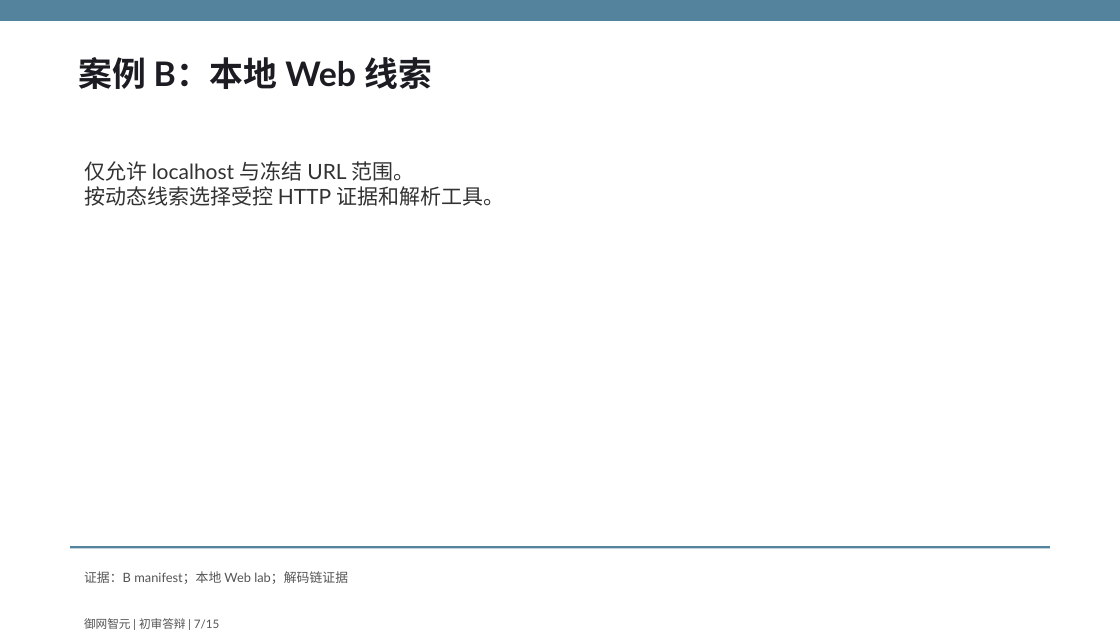
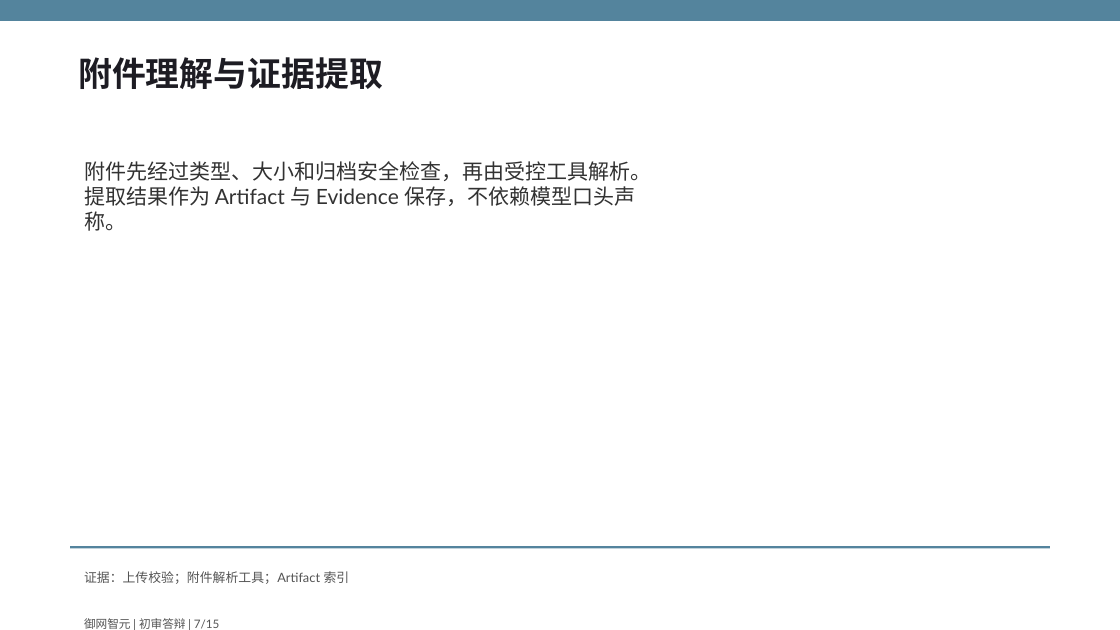
Before and after one commit to fuyao0612/gdaib-ctf-agent, a slide deck: slide 7 of output/submission/御网智元-初审答辩.pptx. Drawn at 1120x630 pixels with LibreOffice and Linux fonts; fonts in the diff are those of the drawing. Boxes give left, top, right and bottom in pixels: in the first picture for what was removed or moved away, otherwise in the second. Text is boxed around its words. In the diff, an @@ line names an element or a change of style, - is before the commit and + after.

```diff
--- a/output/submission/御网智元-初审答辩.pptx
+++ b/output/submission/御网智元-初审答辩.pptx
@@ text at [78, 57, 383, 89]: text changed @@
-案例 B：本地 Web 线索
+附件理解与证据提取
@@ text at [84, 161, 651, 206]: text changed @@
-仅允许 localhost 与冻结 URL 范围。
-按动态线索选择受控 HTTP 证据和解析工具。
+附件先经过类型、大小和归档安全检查，再由受控工具解析。
+提取结果作为 Artifact 与 Evidence 保存，不依赖模型口头声称。
@@ text at [84, 571, 350, 584]: text changed @@
-证据：B manifest；本地 Web lab；解码链证据
+证据：上传校验；附件解析工具；Artifact 索引
```
Also in this commit, not shown: 14 other slides changed, 48 other files.
